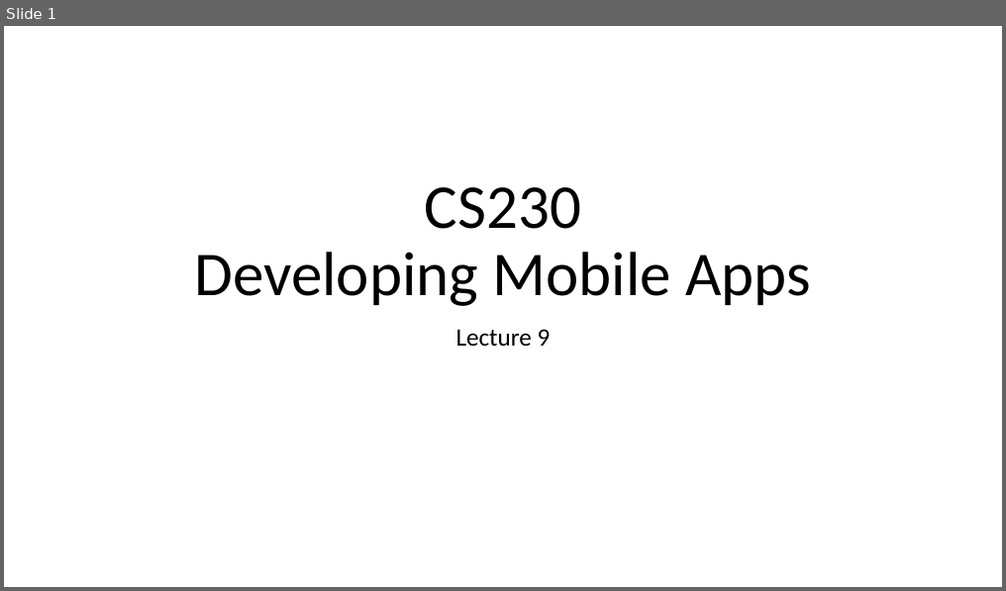
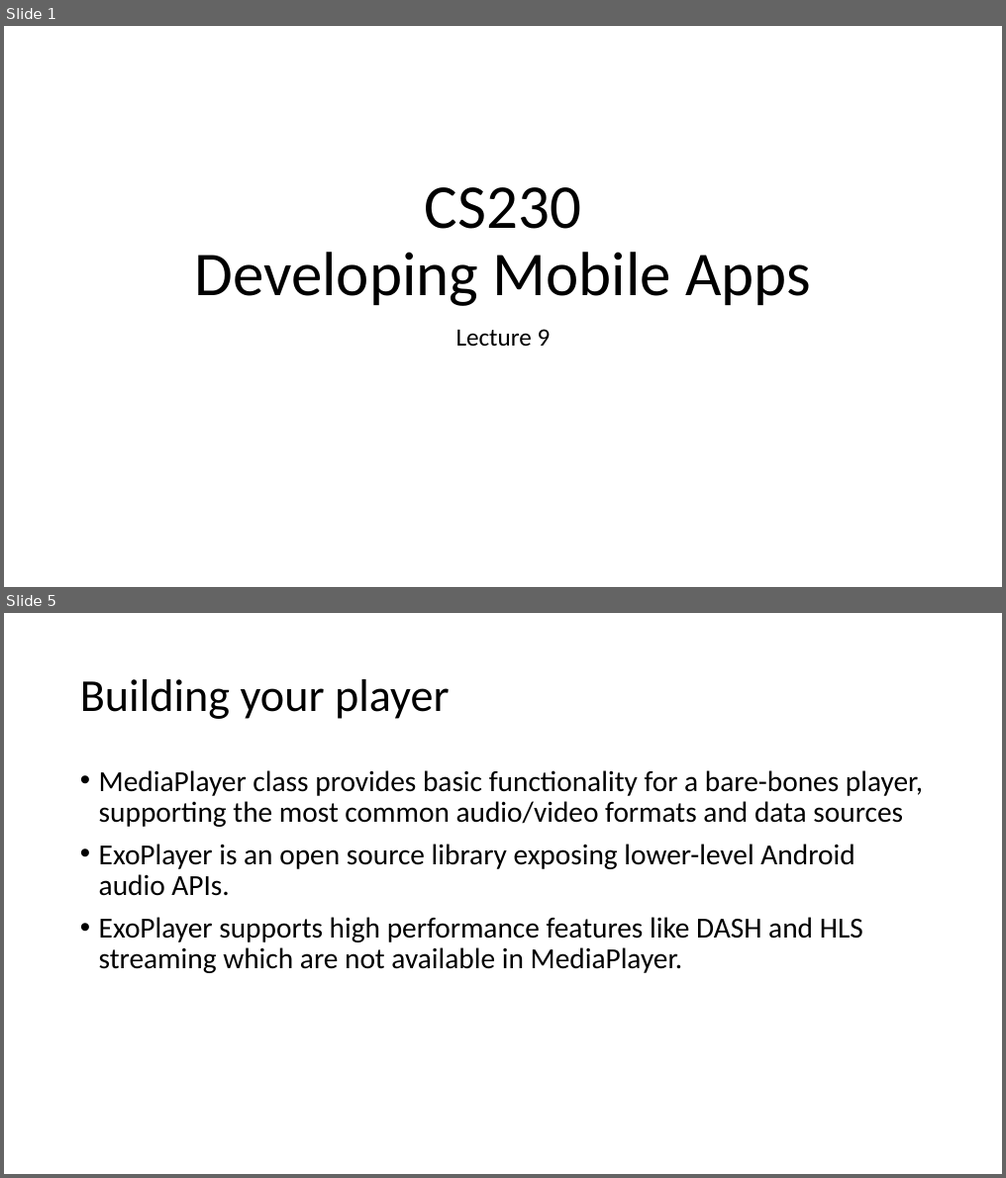
Before and after one commit to russellu/cs230, a slide deck: Lecture_09.pptx. Shown one above the other, each under a label of ours: slide 1 before the commit, slides 1 and 5 after it; the slides between them are not shown. The pictures are 1006x591 and 1006x1178 pixels, drawn with LibreOffice and Linux fonts; fonts in the diff are those of the drawing. Boxes give left, top, right and bottom in pixels: in the first picture for what was removed or moved away, otherwise in the second. Text is boxed around its words. In the diff, an @@ line names an element or a change of style, - is before the commit and + after.

```diff
--- a/Lecture_09.pptx
+++ b/Lecture_09.pptx
@@ slide 5 added at [4, 613, 1002, 1174], background #FFFFFF @@
@@ title added at [80, 679, 450, 719], 44 pt, text #000000 @@
+Building your player
@@ text added at [99, 770, 923, 973], 28 pt, text #000000 @@
+• MediaPlayer class provides basic functionality for a bare-bones player, supporting the most common audio/video formats and data sources
+• ExoPlayer is an open source library exposing lower-level Android audio APIs.
+• ExoPlayer supports high performance features like DASH and HLS streaming which are not available in MediaPlayer.
```
Also in this commit, not shown: 7 other slides added, 1 slide removed, 5 other files.
